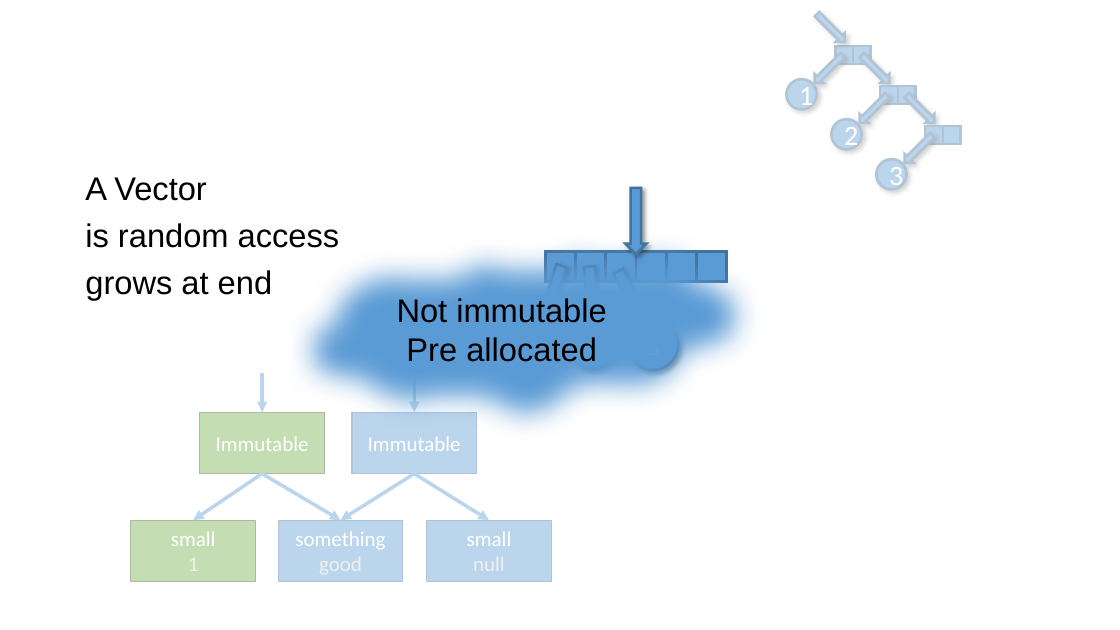
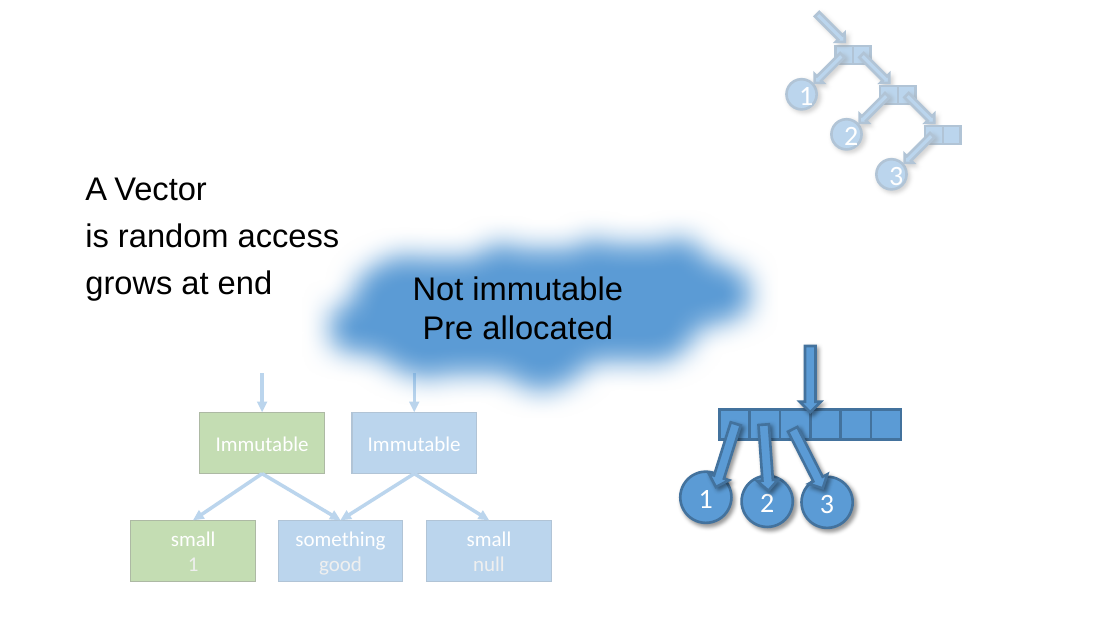
Before and after one commit to stefanvstein/fsgrit, a slide deck: slide 14 of vector.pptx (slide 15 before the commit). Drawn at 1120x630 pixels with LibreOffice and Linux fonts; fonts in the diff are those of the drawing. Boxes give left, top, right and bottom in pixels: in the first picture for what was removed or moved away, otherwise in the second. Text is boxed around its words. In the diff, an @@ line names an element or a change of style, - is before the commit and + after.

```diff
--- a/vector.pptx
+++ b/vector.pptx
@@ cloud "Not immutable": place and size @@
-cloud "Not immutable" at bbox=[262, 224, 778, 444]
+cloud "Not immutable" at bbox=[278, 202, 794, 422]
@@ ellipse removed at bbox=[628, 318, 679, 370] @@
@@ 6 rectangles, 4 right arrows, 2 ellipses: place and size @@
-6 rectangles, 4 right arrows, 2 ellipses at bbox=[506, 188, 727, 369]
+6 rectangles, 4 right arrows, 2 ellipses at bbox=[681, 346, 902, 527]
@@ ellipse added at bbox=[802, 477, 853, 528], fill #5B9BD5, outline #43739E 2.25 pt, 24 pt, text #FFFFFF @@
+3
```
Also in this commit, not shown: 4 other slides changed, 1 slide removed.
